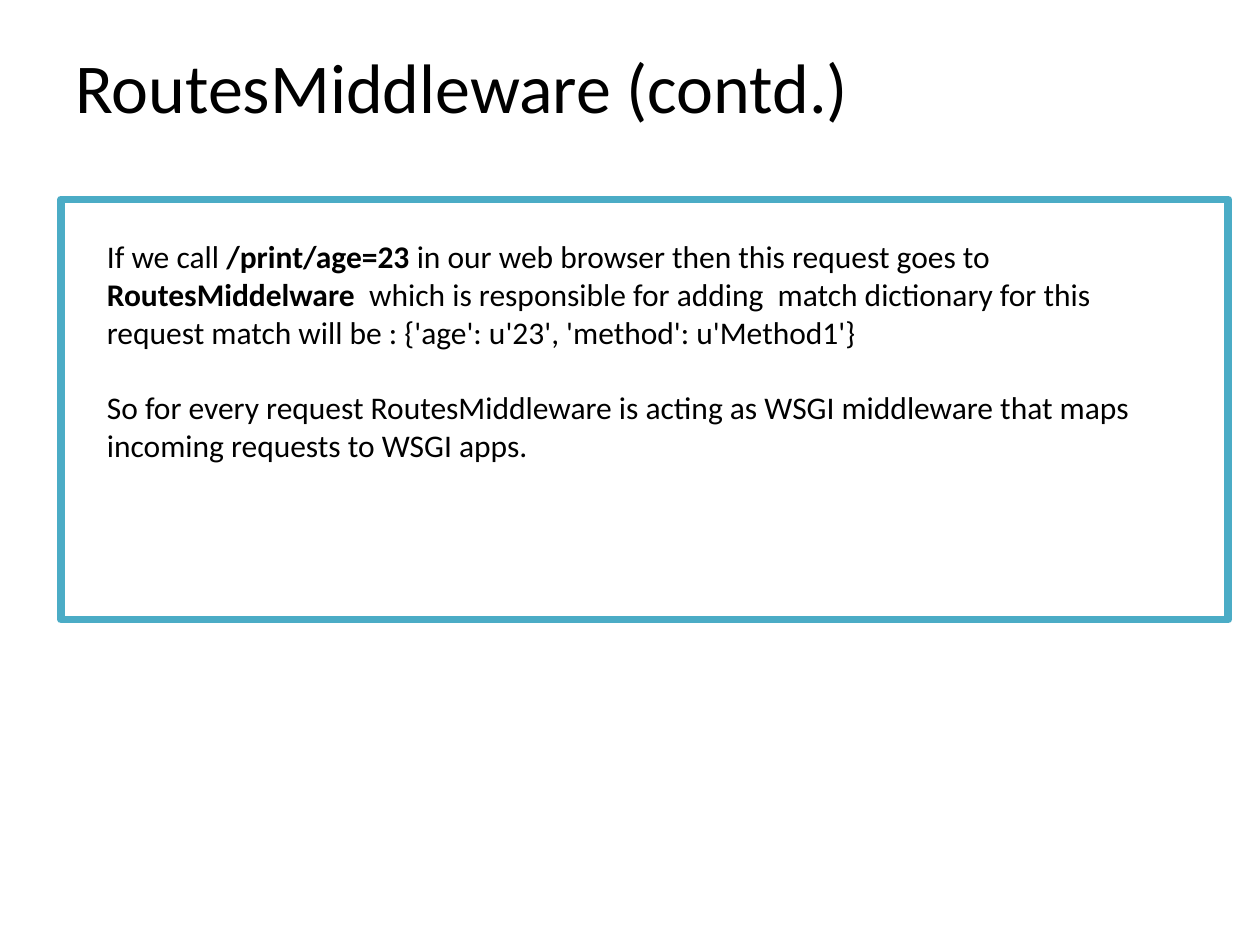
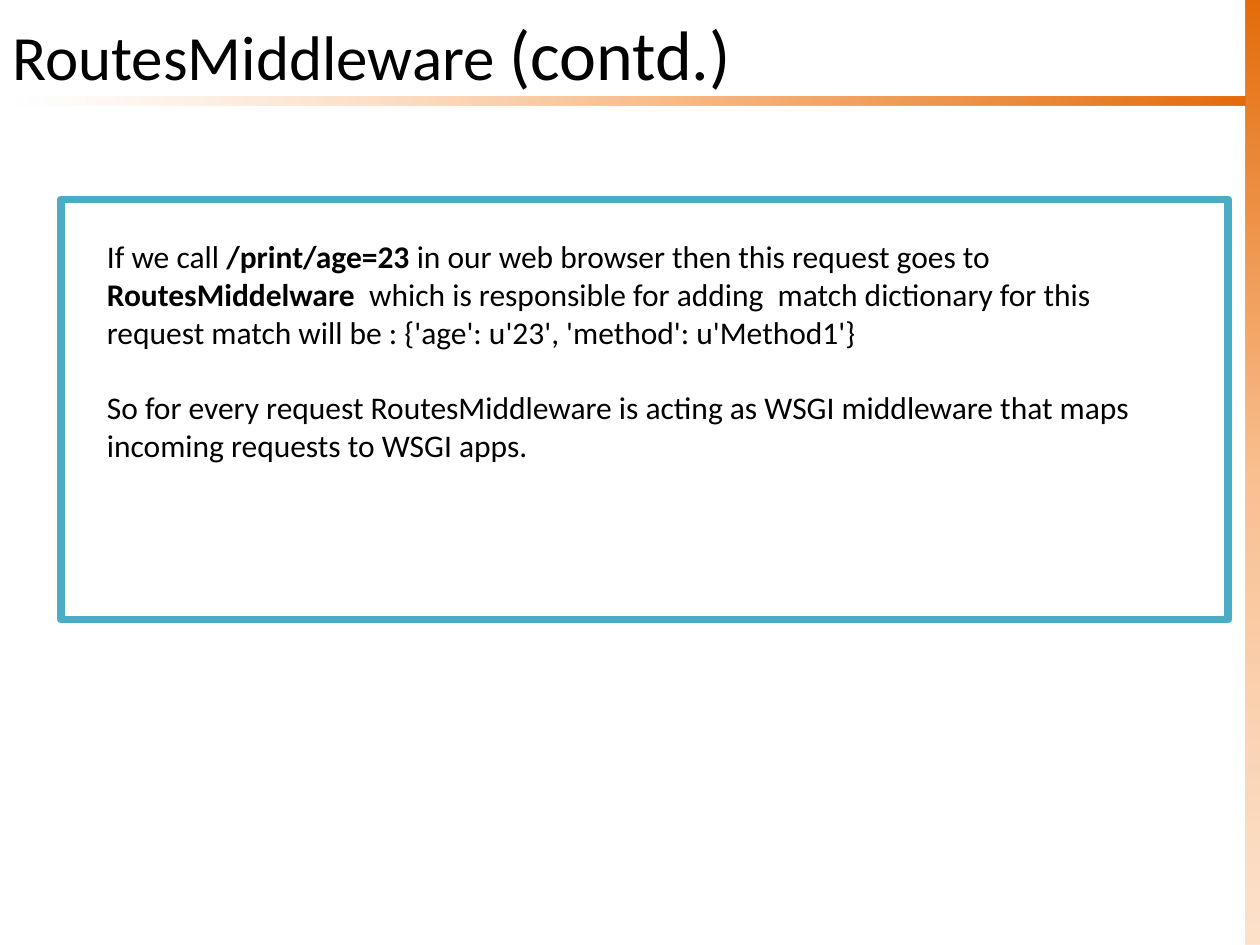
Before and after one commit to sknrao/openstack-neutron-revengg, a slide deck: slide 4 of OS-Neutron-WSGI.pptx. Drawn at 1260x945 pixels with LibreOffice and Linux fonts; fonts in the diff are those of the drawing. Boxes give left, top, right and bottom in pixels: in the first picture for what was removed or moved away, otherwise in the second. Text is boxed around its words. In the diff, an @@ line names an element or a change of style, - is before the commit and + after.

Commit message:
Updated WSGI Slide with Theme
Updating the theme and basic modifications to some slides to restrict
data within slide boundaries

```diff
--- a/OS-Neutron-WSGI.pptx
+++ b/OS-Neutron-WSGI.pptx
@@ text "RoutesMiddleware (contd.)": place and size @@
-text "RoutesMiddleware (contd.)" at <box>75,62,848,123</box>
+text "RoutesMiddleware (contd.)" at <box>12,29,730,97</box>
@@ text "RoutesMiddleware (contd.)" at <box>12,29,730,97</box>: size 40 to 36 pt in "RoutesMiddleware" @@
@@ rectangle added at <box>1245,0,1260,945</box>, fill gradient #E46C0A to #FAC090 to #FCD5B5 @@
@@ rectangle added at <box>15,97,1245,106</box>, fill gradient #E46C0A to #FAC090 to #FCD5B5 @@
```
Also in this commit, not shown: 24 other slides changed, 1 slide added.
